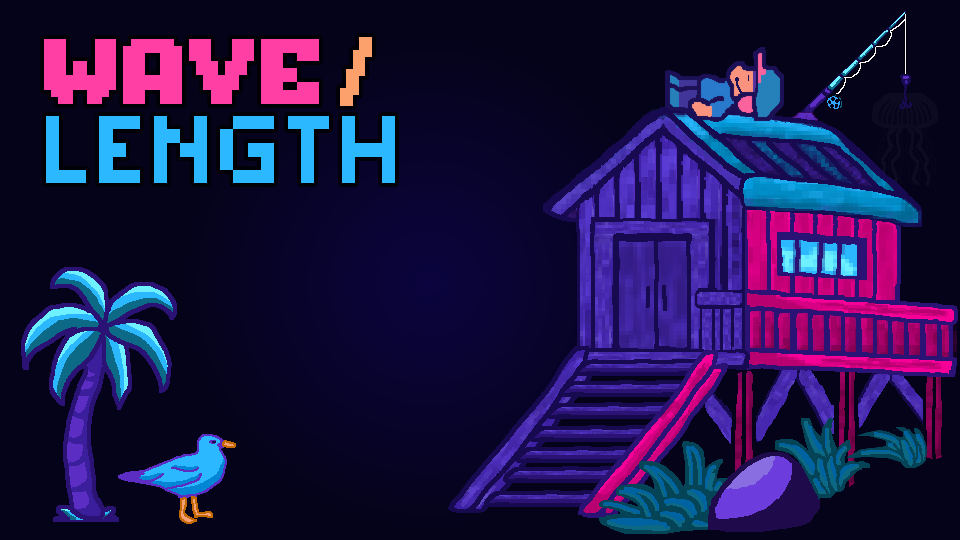
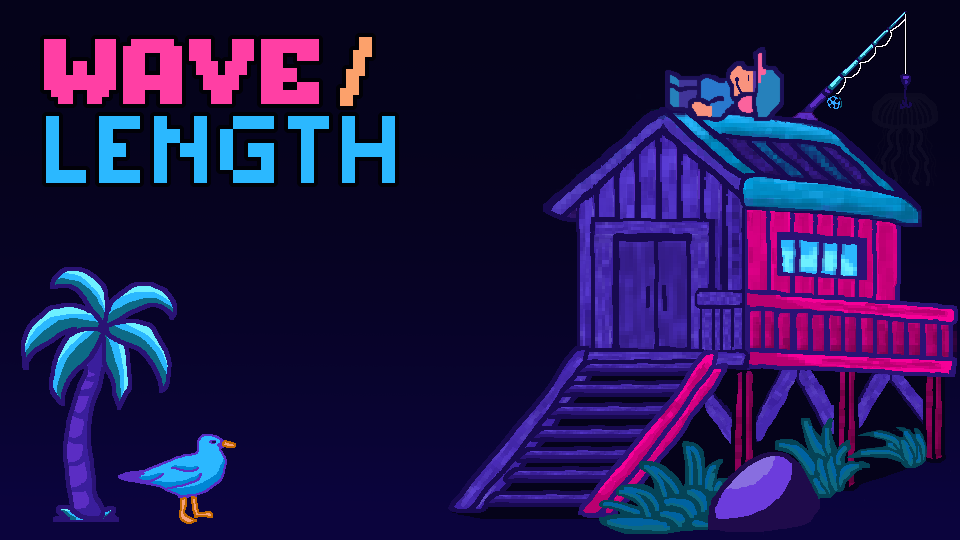
Layers edited between the first and the second 960×540 image:
painted on "radio-hut" over [0, 51, 576, 512]
painted on "Paint Layer 1 (pasted)" (1st of 3) over [256, 192, 577, 384]
painted on "bg1" over [0, 51, 960, 540]
painted on "Background" over [0, 51, 960, 540]